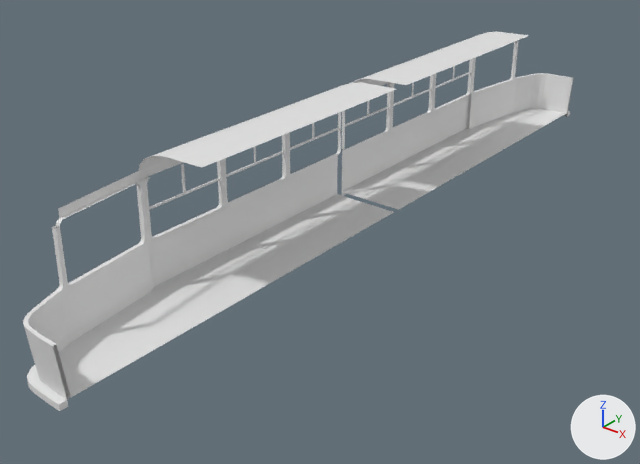
Before and after pictures for a commit that changed the Blender file assets/models/T3RP/T3.blend.
Before and after are seen from a 50 mm lens placed at (7.68, -11.71, 7.92), pointed at (-0.71, -1.22, 1.41). Arrows for +X, +Y and +Z are at lower right; the lights stay in place.

Objects in the first picture: 'T3'.
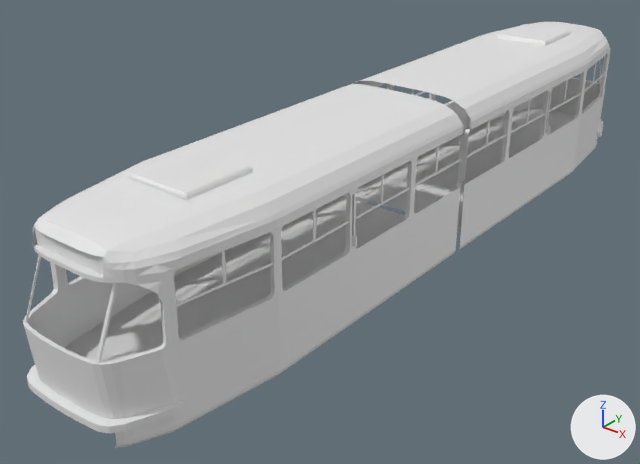
What differs and where, as boxes (x1, y1, x2, y2) in the pictures (640 x 464 px):
'T3', reshaped, modifiers changed (7% wider, 12% taller)
    before: (23, 31, 573, 411)
    after: (23, 22, 610, 448)
part 1 of me_plane, built on
    before: (33, 31, 532, 353)
    after: (23, 22, 610, 419)
part 2 of me_plane, added
    after: (43, 136, 598, 448)

Diff of the bpy script that builds the scene:
```diff
--- a/assets/models/T3RP/T3.blend.py
+++ b/assets/models/T3RP/T3.blend.py
@@ me_plane @@
 # used by ob_t3; location = (0.0, 0.0, 0.0); scale = (1.25, 7.0, 1.0)
-me_plane.from_pydata(...)  # 544 vertices, 474 faces, 16 loose edges; spans x -1.0..0.0, y 0.01..1.0, z 1.47..3.81
+me_plane.from_pydata(...)  # 809 vertices, 691 faces, 38 loose edges; spans x -1.05..0.0, y 0.01..1.0, z 1.13..3.8
+# me_plane part 1: 43 vertices moved from x -0.97..0.0, y 0.02..0.88, z 2.36..3.77 to x -0.97..-0.39, y 0.02..0.89, z 2.36..3.8; 19 vertices removed from x -1.0..0.0, y 0.02..0.94, z 3.21..3.81; 252 vertices added at x -1.05..0.0, y 0.02..0.99, z 2.36..3.8
+# me_plane part 2: 32 vertices added at x -1.0..-0.53, y 0.01..0.97, z 1.13..1.24
@@ ob_t3 @@
 _m = ob_t3.modifiers.new('Mirror', 'MIRROR')
-_m.use_axis = (False, True, False)
+_m.use_axis = (True, True, False)
```
